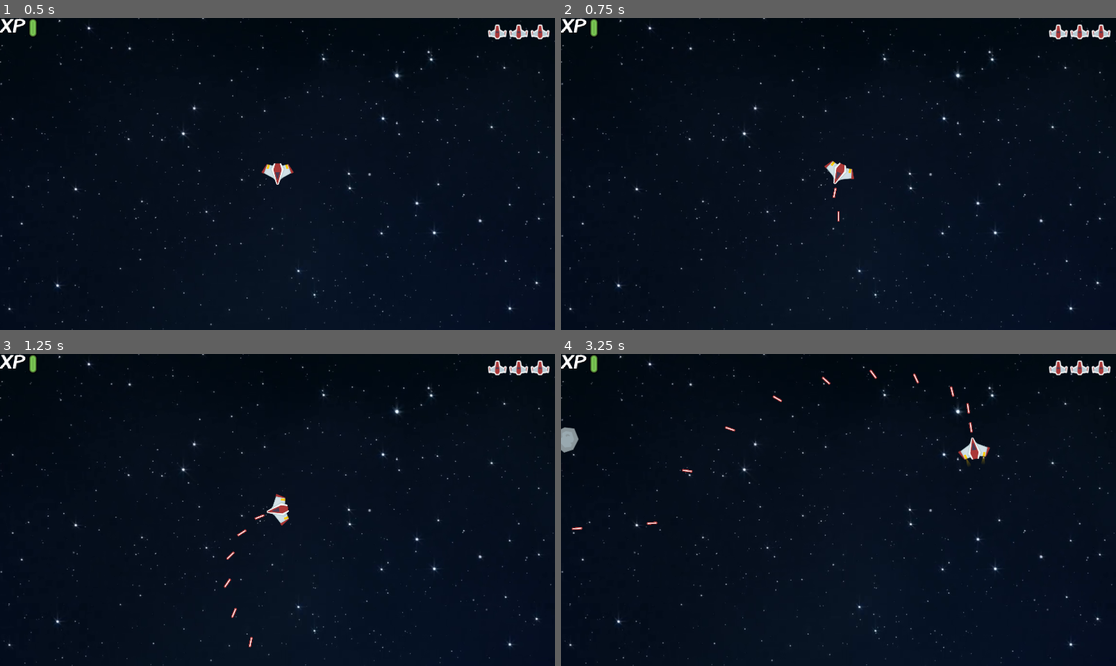
Above: before the commit, frames 1-4 (two rows, left to right).
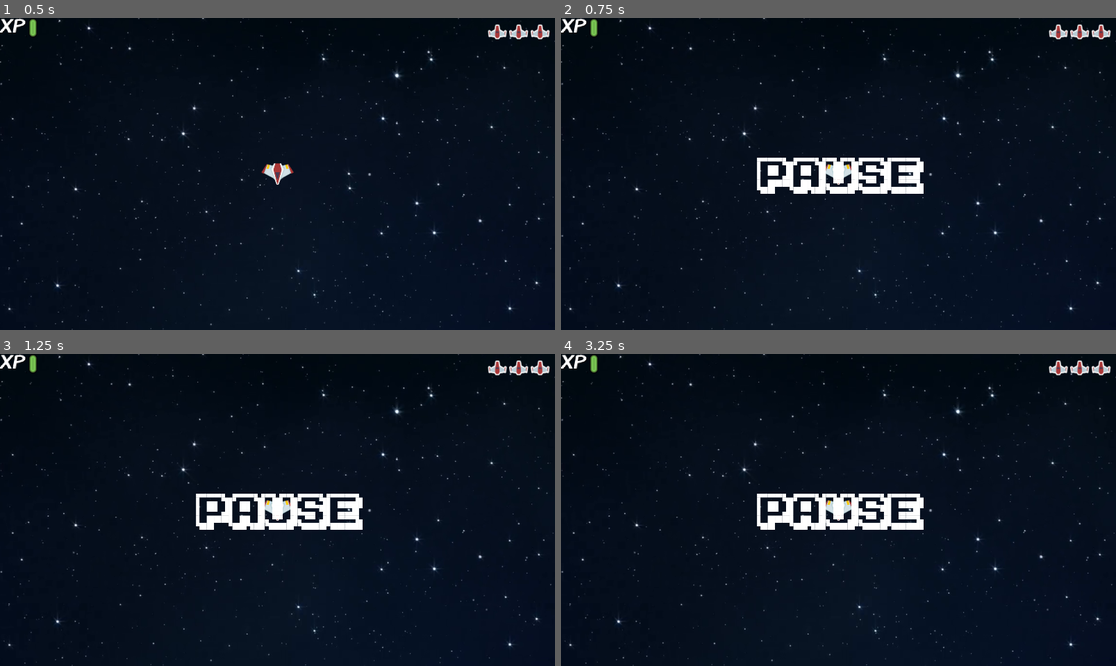
Above: after the commit, the same moments.

Repository: TheScogg/GodotAsteroids
Game: Godot game, scene res://Scenes/Main.tscn
Two runs of this game, one before a commit and one after it. Both use one fixed random seed, a clock stepped at 60 frames per second and the inputs below.
Inputs:
- Up to frame 1 (0.5 s): no input
- Up to frame 2 (0.75 s): tap Enter (ui_pause, bound only after the commit) at 0.5 s; hold Right (ui_right) from 0.53 s (still down); hold Space (ui_select) from 0.53 s (still down)
- Up to frame 3 (1.25 s): keep holding Right (ui_right); keep holding Space (ui_select)
- Up to frame 4 (3.25 s): release Right (ui_right) at 1.28 s; release Space (ui_select) at 1.28 s; hold Down (ui_down) 1.28-2.03 s; tap Space (ui_select) at 1.35, 1.52, 1.82, 2.85, 3.02 s; hold Right (ui_right) 2.03-2.78 s; hold Space (ui_select) 2.03-2.78 s; hold Up (ui_up) from 2.78 s (still down)

Frame 1 is identical in both runs. In frame 2, 2.3% of the frame differs, in the area x 35-66%, y 44-66%; in frame 3, 2.5%; in frame 4, 3.0%, in the area x 0-78%, y 4-57%.

Commit message:
HUD Work and Death sequence

Diff:
--- a/Scenes/AsteroidSpawn.gd
+++ b/Scenes/AsteroidSpawn.gd
@@ -9,7 +9,7 @@
 #var scn_explosion = preload("res://Scenes/Explosion.tscn")
 var explosion
 var hits = 0
-var totalAsteroids = 5
+var totalAsteroids = 15
 var asteroidPath2D
 var asteroidFollowPath
 var asteroidDictionary = {}
@@ -66,9 +66,10 @@
 
 #Create asteroid path and Area2d / Sprite subnodes every time TimerAsteroid expires
 func _on_TimerAsteroid_timeout():
-
-	if (totalAsteroids > 0):
-		create("Big", Vector2(0,0), 1)
-		totalAsteroids -= 1
-	else:
-		self.get_node("TimerAsteroid").queue_free()
+	self.get_node("TimerAsteroid").wait_time *= .99
+	print (self.get_node("TimerAsteroid").wait_time)
+	create("Big", Vector2(0,0), 1)
+	totalAsteroids -= 1
+#	else:
+#		self.get_node("TimerAsteroid").queue_free()
+#
--- a/Scenes/Bullet.gd
+++ b/Scenes/Bullet.gd
@@ -4,6 +4,7 @@
 var playerPos
 var playerRot
 var xTimer
+var explosion
 export var bulletSpeed = 400
 #onready var player = get_parent()
 
@@ -11,6 +12,7 @@
 
 func _ready():
 	motion = Vector2(-sin(rotation), cos(rotation))
+
 
 
 
@@ -30,5 +32,8 @@
 	if (position.x < 0 || position.x > get_viewport().get_visible_rect().size.x || position.y < 0 || position.y > get_viewport().get_visible_rect().size.y):
 		queue_free()
 
+
+
+
 func _on_timer_timeout():
 	self.queue_free()
--- a/Scenes/Bullet.tscn
+++ b/Scenes/Bullet.tscn
@@ -22,7 +22,7 @@
 [node name="Sprite" type="Sprite" parent="." index="0"]
 
 texture = ExtResource( 2 )
-_sections_unfolded = [ "Transform" ]
+_sections_unfolded = [ "Material", "Offset", "Transform", "Visibility" ]
 
 [node name="CollisionShape2D" type="CollisionShape2D" parent="." index="1"]
 
--- a/Scenes/Explosion.tscn
+++ b/Scenes/Explosion.tscn
@@ -117,17 +117,19 @@
 
 [node name="Explosion" type="Sprite" parent="." index="0"]
 
+scale = Vector2( 0.25, 0.25 )
 _sections_unfolded = [ "Transform" ]
 
 [node name="AnimationExplosion" type="AnimationPlayer" parent="." index="1"]
 
+root_node = NodePath("..")
+autoplay = ""
 playback_process_mode = 1
 playback_default_blend_time = 0.0
-root_node = NodePath("..")
+playback_speed = 1.0
 anims/explode = SubResource( 1 )
 anims/explodeMedium = SubResource( 2 )
 anims/explodeSmall = SubResource( 3 )
-playback/active = true
-playback/speed = 1.0
 blend_times = [  ]
 autoplay = ""
+_sections_unfolded = [ "Playback Options", "playback" ]
--- a/Scenes/Main.gd
+++ b/Scenes/Main.gd
@@ -6,7 +6,7 @@
 #Link up with dynamically created Lives nodes
 var startingLives = 3
 
-
+var Player
 var damageDict = {}
 export (int) var lives = 3
 var damage
@@ -14,34 +14,57 @@
 
 signal killed
 var ui
-
-
+var screensize
+var playerKilledTimer
 
 func _ready():
+	screensize = get_viewport().get_visible_rect().size
 	set_physics_process(true)
 	connect_signals()
 
 func _physics_process(delta):
 	get_node("CanvasLayer/UI/XPContainer/ProgressHealth").value = health
 
-	if (lives <= 0):
-		get_tree().change_scene("res://Scenes/Main.tscn")
+#	if (lives <= 0):
+#		get_tree().change_scene("res://Scenes/Main.tscn")
 
 func connect_signals():
 	ui = get_node("CanvasLayer/UI")
 	self.connect("killed", ui, "_on_killed")
 	####
+	Player = get_node("Player")
+
 
 
 
 func gameOver():
-	get_tree().change_scene("res://path/to/scene.scn")
+	get_tree().change_scene("res://Scenes/Main.tscn")
+
+
+func _on_player_killed_timeout():
+	Player.get_node("SpriteShip").set_texture(load("res://Assets/Space shooter assets (300 assets)/PNG/playerShip2_red.png"))
+	Player.get_node("AnimationExplode").stop(true)
+	print(Player.get_node("AnimationExplode").is_playing())
+	Player.position = screensize/2
+	Player.get_node("CollisionPolygon2D").disabled = false
+	playerKilledTimer.stop()
 
 
 func playerKilled():
+#	print (get_tree().get_root().get_node("Sounds"))
+	playerKilledTimer = Timer.new()
+	self.add_child(playerKilledTimer)
+	playerKilledTimer.wait_time = 2
+	playerKilledTimer.connect("timeout",self,"_on_player_killed_timeout")
+	playerKilledTimer.start()
+
+	Player.get_node("AnimationExplode").play("explode")
+	Player.get_node("CollisionPolygon2D").disabled = true
+
 	lives -= 1
 	emit_signal("killed")
 	health = 100
+
 
 	if (lives <= 0):
 		gameOver()
--- a/Scenes/Main.tscn
+++ b/Scenes/Main.tscn
@@ -7,8 +7,10 @@
 [ext_resource path="res://Assets/UI/progress_redBorder.png" type="Texture" id=5]
 [ext_resource path="res://Assets/UI/progress_greenBorder.png" type="Texture" id=6]
 [ext_resource path="res://Assets/Space shooter assets (300 assets)/PNG/UI/playerLife1_red.png" type="Texture" id=7]
-[ext_resource path="res://Scenes/AsteroidSpawn.tscn" type="PackedScene" id=8]
-[ext_resource path="res://Scenes/Player.tscn" type="PackedScene" id=9]
+[ext_resource path="res://Assets/Fonts/ka1.ttf" type="DynamicFontData" id=8]
+[ext_resource path="res://Scenes/AsteroidSpawn.tscn" type="PackedScene" id=9]
+[ext_resource path="res://Scenes/Sounds.tscn" type="PackedScene" id=10]
+[ext_resource path="res://Scenes/Player.tscn" type="PackedScene" id=11]
 
 [sub_resource type="DynamicFont" id=1]
 
@@ -18,40 +20,61 @@
 font_data = ExtResource( 4 )
 _sections_unfolded = [ "Extra Spacing", "Font", "Settings" ]
 
-[node name="Main" type="Node2D" index="0"]
-
-z = 1
+[sub_resource type="Shader" id=2]
+
+code = ""
+
+[sub_resource type="ShaderMaterial" id=3]
+
+render_priority = 0
+shader = SubResource( 2 )
+_sections_unfolded = [ "Resource" ]
+
+[sub_resource type="DynamicFont" id=4]
+
+size = 128
+use_mipmaps = false
+use_filter = false
+font_data = ExtResource( 8 )
+_sections_unfolded = [ "Font", "Settings" ]
+
+[node name="Main" type="Node2D"]
+
 script = ExtResource( 1 )
 _sections_unfolded = [ "Visibility", "Z" ]
 lives = 3
 damageMultiplier = 40
 
-[node name="CanvasLayer" type="CanvasLayer" parent="." index="0"]
-
-layer = -1
-offset = Vector2( 0, 0 )
-rotation = 0.0
-scale = Vector2( 1, 1 )
-
-[node name="spacebg_01" type="Sprite" parent="CanvasLayer" index="0"]
+[node name="spacebg_01" type="Sprite" parent="." index="0"]
 
 position = Vector2( 1049.02, 776.289 )
 scale = Vector2( 1.66814, 1.66814 )
 texture = ExtResource( 2 )
 region_rect = Rect2( 0, 0, 256, 256 )
-_sections_unfolded = [ "Animation", "Material", "Offset", "Region", "Transform", "Visibility" ]
-
-[node name="UI" type="Control" parent="CanvasLayer" index="1"]
-
+_sections_unfolded = [ "Animation", "Material", "Offset", "Region", "Transform", "Visibility", "Z Index" ]
+
+[node name="CanvasLayer" type="CanvasLayer" parent="." index="1"]
+
+layer = 0
+offset = Vector2( 0, 0 )
+rotation = 0.0
+scale = Vector2( 1, 1 )
+transform = Transform2D( 1, 0, 0, 1, 0, 0 )
+
+[node name="UI" type="Control" parent="CanvasLayer" index="0"]
+
+pause_mode = 2
 anchor_left = 0.0
 anchor_top = 0.0
 anchor_right = 1.0
 anchor_bottom = 1.0
 rect_pivot_offset = Vector2( 0, 0 )
 mouse_filter = 0
+mouse_default_cursor_shape = 0
 size_flags_horizontal = 1
 size_flags_vertical = 1
 script = ExtResource( 3 )
+_sections_unfolded = [ "Pause" ]
 
 [node name="XPContainer" type="HBoxContainer" parent="CanvasLayer/UI" index="0"]
 
@@ -64,6 +87,7 @@
 rect_scale = Vector2( 2, 2 )
 rect_pivot_offset = Vector2( 0, 0 )
 mouse_filter = 1
+mouse_default_cursor_shape = 0
 size_flags_horizontal = 1
 size_flags_vertical = 1
 alignment = 0
@@ -80,6 +104,7 @@
 margin_bottom = 27.0
 rect_pivot_offset = Vector2( 0, 0 )
 mouse_filter = 2
+mouse_default_cursor_shape = 0
 size_flags_horizontal = 1
 size_flags_vertical = 4
 custom_fonts/font = SubResource( 1 )
@@ -102,6 +127,7 @@
 margin_bottom = 34.0
 rect_pivot_offset = Vector2( 0, 0 )
 mouse_filter = 1
+mouse_default_cursor_shape = 0
 size_flags_horizontal = 1
 size_flags_vertical = 1
 min_value = 0.0
@@ -133,6 +159,7 @@
 rect_scale = Vector2( 2, 2 )
 rect_pivot_offset = Vector2( 0, 0 )
 mouse_filter = 1
+mouse_default_cursor_shape = 0
 size_flags_horizontal = 1
 size_flags_vertical = 1
 alignment = 2
@@ -149,6 +176,7 @@
 margin_bottom = 34.0
 rect_pivot_offset = Vector2( 0, 0 )
 mouse_filter = 1
+mouse_default_cursor_shape = 0
 size_flags_horizontal = 1
 size_flags_vertical = 1
 texture = ExtResource( 7 )
@@ -166,6 +194,7 @@
 margin_bottom = 34.0
 rect_pivot_offset = Vector2( 0, 0 )
 mouse_filter = 1
+mouse_default_cursor_shape = 0
 size_flags_horizontal = 1
 size_flags_vertical = 1
 texture = ExtResource( 7 )
@@ -183,18 +212,56 @@
 margin_bottom = 34.0
 rect_pivot_offset = Vector2( 0, 0 )
 mouse_filter = 1
+mouse_default_cursor_shape = 0
 size_flags_horizontal = 1
 size_flags_vertical = 1
 texture = ExtResource( 7 )
 stretch_mode = 0
 _sections_unfolded = [ "Anchor", "Margin", "Material", "Visibility" ]
 
-[node name="AsteroidSpawn" parent="." index="1" instance=ExtResource( 8 )]
-
-[node name="Player" parent="." index="2" instance=ExtResource( 9 )]
-
-z = 1
+[node name="PauseLabel" type="Label" parent="CanvasLayer/UI" index="2"]
+
+visible = false
+material = SubResource( 3 )
+anchor_left = 0.5
+anchor_top = 0.5
+anchor_right = 0.5
+anchor_bottom = 0.5
+margin_left = -282.5
+margin_top = -72.0
+margin_right = 282.5
+margin_bottom = 72.0
+rect_pivot_offset = Vector2( 0, 0 )
+mouse_filter = 2
+mouse_default_cursor_shape = 0
+size_flags_horizontal = 1
+size_flags_vertical = 4
+custom_fonts/font = SubResource( 4 )
+text = "PAUSE"
+align = 1
+valign = 1
+percent_visible = 1.0
+lines_skipped = 0
+max_lines_visible = -1
+_sections_unfolded = [ "Material", "Pause", "Visibility", "custom_fonts", "custom_styles" ]
+
+[node name="AsteroidSpawn" parent="." index="2" instance=ExtResource( 9 )]
+
+[node name="TimerAsteroid" parent="AsteroidSpawn" index="3"]
+
+wait_time = 3.0
+
+[node name="Sounds" parent="." index="3" instance=ExtResource( 10 )]
+
+editor/display_folded = true
+_sections_unfolded = [ "Pause", "Transform" ]
+
+[node name="Player" parent="." index="4" instance=ExtResource( 11 )]
+
+editor/display_folded = true
+_sections_unfolded = [ "Collision", "Pause", "Pickable", "Transform", "Z", "Z Index", "collision" ]
 
 
 [editable path="AsteroidSpawn"]
+[editable path="Sounds"]
 [editable path="Player"]
--- a/Scenes/Menu.tscn
+++ b/Scenes/Menu.tscn
@@ -12,6 +12,7 @@
 margin_bottom = 1017.0
 rect_pivot_offset = Vector2( 0, 0 )
 mouse_filter = 0
+mouse_default_cursor_shape = 0
 size_flags_horizontal = 1
 size_flags_vertical = 1
 _sections_unfolded = [ "Anchor", "Margin" ]
@@ -27,6 +28,7 @@
 margin_bottom = 104.0
 rect_pivot_offset = Vector2( 0, 0 )
 mouse_filter = 0
+mouse_default_cursor_shape = 0
 size_flags_horizontal = 1
 size_flags_vertical = 1
 
@@ -40,6 +42,7 @@
 margin_bottom = 19.0
 rect_pivot_offset = Vector2( 0, 0 )
 mouse_filter = 2
+mouse_default_cursor_shape = 0
 size_flags_horizontal = 1
 size_flags_vertical = 4
 custom_colors/font_color = Color( 1, 1, 1, 1 )
--- a/Scenes/Path2D.tscn
+++ b/Scenes/Path2D.tscn
@@ -9,6 +9,5 @@
 
 [node name="Path2D" type="Path2D"]
 
-z = 7
 curve = SubResource( 1 )
 _sections_unfolded = [ "Transform", "Visibility", "Z" ]
--- a/Scenes/Player.gd
+++ b/Scenes/Player.gd
@@ -16,6 +16,8 @@
 
 var engineSprites = []
 var bullet
+var bulletSound
+var bulletSoundTimer
 onready var bullets = preload("res://Scenes/Bullet.tscn")
 onready var asteroid = preload("res://Scenes/Asteroids.tscn")
 onready var shieldAnimation = get_node("Shield/AnimationShield")
@@ -47,8 +49,16 @@
 			bullet = bullets.instance()
 			bullet.position = self.position
 			bullet.rotation = self.rotation
+			get_parent().add_child(bullet)
 
-			get_parent().add_child(bullet)
+			bulletSound = get_node("AudioStreamPlayer2D")
+
+			bulletSoundTimer = get_node("AudioStreamPlayer2D/SoundTimer")
+
+			bulletSound.play()
+			bulletSoundTimer.start()
+
+
 #			self.add_child(bullet)
 			$TimerBulletTimeout.start()
 		canShoot = false
@@ -134,6 +144,8 @@
 	###############################################################################
 
 func _on_Timer_timeout():
-
 	canShoot = true
 	$TimerBulletTimeout.start()
+
+func _on_SoundTimer_timeout():
+	bulletSound.stop()
--- a/Scenes/Player.tscn
+++ b/Scenes/Player.tscn
@@ -1,36 +1,37 @@
-[gd_scene load_steps=9 format=2]
+[gd_scene load_steps=10 format=2]
 
 [ext_resource path="res://Scenes/Player.gd" type="Script" id=1]
-[ext_resource path="res://Assets/Space shooter assets (300 assets)/PNG/Effects/shield1.png" type="Texture" id=2]
-[ext_resource path="res://Assets/Space shooter assets (300 assets)/PNG/Effects/shield2.png" type="Texture" id=3]
-[ext_resource path="res://Assets/Space shooter assets (300 assets)/PNG/Effects/shield3.png" type="Texture" id=4]
-[ext_resource path="res://Assets/Space shooter assets (300 assets)/PNG/Effects/fire13.png" type="Texture" id=5]
-[ext_resource path="res://Assets/Space shooter assets (300 assets)/PNG/playerShip2_red.png" type="Texture" id=6]
+[ext_resource path="res://Assets/Space shooter assets (300 assets)/PNG/Effects/fire13.png" type="Texture" id=2]
+[ext_resource path="res://Assets/Space shooter assets (300 assets)/PNG/playerShip2_red.png" type="Texture" id=3]
+[ext_resource path="res://Assets/Sounds/laserShot.wav" type="AudioStream" id=4]
+[ext_resource path="res://Assets/Space shooter assets (300 assets)/PNG/Damage/playerShip1_damage1.png" type="Texture" id=5]
+[ext_resource path="res://Assets/Space shooter assets (300 assets)/PNG/Damage/playerShip1_damage2.png" type="Texture" id=6]
+[ext_resource path="res://Assets/Space shooter assets (300 assets)/PNG/Damage/playerShip1_damage3.png" type="Texture" id=7]
 
-[sub_resource type="Animation" id=1]
+[sub_resource type="ShaderMaterial" id=1]
 
-resource_name = "shield"
-length = 0.4
+render_priority = 0
+
+[sub_resource type="Animation" id=2]
+
+resource_name = "explode"
+length = 1.0
 loop = false
 step = 0.1
 tracks/0/type = "value"
-tracks/0/path = NodePath("SpriteShield:texture")
+tracks/0/path = NodePath("SpriteShip:texture")
 tracks/0/interp = 1
 tracks/0/loop_wrap = true
 tracks/0/imported = false
 tracks/0/enabled = true
 tracks/0/keys = {
-"times": PoolRealArray( 0, 0.1, 0.2, 0.3, 0.4 ),
+"times": PoolRealArray( 0, 0.2, 0.4, 0.6, 0.8 ),
 "transitions": PoolRealArray( 1, 1, 1, 1, 1 ),
 "update": 1,
-"values": [ null, ExtResource( 2 ), ExtResource( 3 ), ExtResource( 4 ), null ]
+"values": [ ExtResource( 3 ), ExtResource( 5 ), ExtResource( 6 ), ExtResource( 7 ), null ]
 }
 
-[sub_resource type="ShaderMaterial" id=2]
-
-render_priority = 0
-
-[node name="Player" type="KinematicBody2D"]
+[node name="Player" type="KinematicBody2D" index="0"]
 
 position = Vector2( 956.92, 579.506 )
 input_pickable = false
@@ -38,7 +39,7 @@
 collision_mask = 1
 collision/safe_margin = 0.08
 script = ExtResource( 1 )
-_sections_unfolded = [ "Collision", "Pickable", "Transform", "Z", "collision" ]
+_sections_unfolded = [ "Collision", "Material", "Pause", "Pickable", "Transform", "Visibility", "Z", "Z Index", "collision" ]
 SPEED = 400
 DETERIORATION = -0.05
 
@@ -55,31 +56,17 @@
 [node name="SpriteShield" type="Sprite" parent="Shield" index="0"]
 
 modulate = Color( 0.867213, 0.871094, 0.374298, 1 )
-_sections_unfolded = [ "Material", "Visibility" ]
+_sections_unfolded = [ "Material", "Pause", "Visibility" ]
 
 [node name="AnimationShield" type="AnimationPlayer" parent="Shield" index="1"]
 
+root_node = NodePath("..")
+autoplay = ""
 playback_process_mode = 1
 playback_default_blend_time = 0.0
-root_node = NodePath("..")
-anims/shield = SubResource( 1 )
-playback/active = true
-playback/speed = 1.0
+playback_speed = 1.0
 blend_times = [  ]
 autoplay = ""
-_sections_unfolded = [ "Playback Options" ]
-
-[node name="AnimationShield2" type="AnimationPlayer" parent="Shield" index="2"]
-
-playback_process_mode = 1
-playback_default_blend_time = 0.0
-root_node = NodePath("..")
-anims/shield = SubResource( 1 )
-playback/active = true
-playback/speed = 1.0
-blend_times = [  ]
-autoplay = ""
-_sections_unfolded = [ "Playback Options" ]
 
 [node name="SpriteEngineFL" type="Sprite" parent="." index="1" groups=[
 "Thrusters",
@@ -142,8 +129,41 @@
 
 [node name="CollisionPolygon2D" type="CollisionPolygon2D" parent="." index="7"]
 
+visible = false
 position = Vector2( 0.174805, 0.174866 )
 build_mode = 0
 polygon = PoolVector2Array( -35.2607, -30.4686, -49.5682, -8.56946, -9.56561, 9.53387, 0.0700073, 30.5571, 10.8736, 9.82587, 48.8322, -7.69348, 35.9847, -29.5927, 12.9175, -22.5849, 8.24567, -32.5125, -8.68964, -32.5125, -12.1935, -20.249 )
 
+[node name="AudioStreamPlayer2D" type="AudioStreamPlayer2D" parent="." index="8"]
+
+stream = ExtResource( 4 )
+volume_db = 0.0
+autoplay = false
+max_distance = 2000.0
+attenuation = 1.0
+bus = "Master"
+area_mask = 1
+_sections_unfolded = [ "Transform", "Z Index" ]
+
+[node name="SoundTimer" type="Timer" parent="AudioStreamPlayer2D" index="0"]
+
+process_mode = 1
+wait_time = 0.7
+one_shot = false
+autostart = false
+
+[node name="AnimationExplode" type="AnimationPlayer" parent="." index="9"]
+
+root_node = NodePath("..")
+autoplay = ""
+playback_process_mode = 1
+playback_default_blend_time = 0.0
+playback_speed = 1.0
+anims/explode = SubResource( 2 )
+blend_times = [  ]
+autoplay = ""
+_sections_unfolded = [ "Playback Options" ]
+
 [connection signal="timeout" from="TimerBulletTimeout" to="." method="_on_Timer_timeout"]
+
+[connection signal="timeout" from="AudioStreamPlayer2D/SoundTimer" to="." method="_on_SoundTimer_timeout"]
--- /dev/null
+++ b/Scenes/Sounds.tscn
@@ -0,0 +1,42 @@
+[gd_scene load_steps=4 format=2]
+
+[ext_resource path="res://Assets/Sounds/explosion.wav" type="AudioStream" id=1]
+[ext_resource path="res://Assets/Sounds/pause.wav" type="AudioStream" id=2]
+[ext_resource path="res://Assets/Sounds/metalScraping.wav" type="AudioStream" id=3]
+
+[node name="Sounds" type="Node2D"]
+
+pause_mode = 2
+_sections_unfolded = [ "Pause" ]
+
+[node name="Explosion" type="AudioStreamPlayer2D" parent="." index="0"]
+
+stream = ExtResource( 1 )
+volume_db = 0.0
+autoplay = false
+max_distance = 2000.0
+attenuation = 1.0
+bus = "Master"
+area_mask = 1
+
+[node name="Pause" type="AudioStreamPlayer2D" parent="." index="1"]
+
+stream = ExtResource( 2 )
+volume_db = 0.0
+autoplay = false
+max_distance = 2000.0
+attenuation = 1.0
+bus = "Master"
+area_mask = 1
+_sections_unfolded = [ "Material", "Visibility" ]
+
+[node name="MetalScraping" type="AudioStreamPlayer2D" parent="." index="2"]
+
+stream = ExtResource( 3 )
+volume_db = 0.0
+autoplay = false
+max_distance = 2000.0
+attenuation = 1.0
+bus = "Master"
+area_mask = 1
+_sections_unfolded = [ "Material", "Visibility" ]
--- a/Scenes/UI.gd
+++ b/Scenes/UI.gd
@@ -1,5 +1,7 @@
 extends Control
 var livesIcons
+var paused
+var pauseLabel
 # class member variables go here, for example:
 # var a = 2
 # var b = "textvar"
@@ -8,13 +10,32 @@
 	# Called every time the node is added to the scene.
 	# Initialization here
 	makeLivesArray()
+	pauseLabel = get_node("PauseLabel")
+	paused = false
+
 	set_physics_process(true)
 
+func playSound(sound):
+	var soundLocation = ("Main/Sounds/" + sound)
+	print (soundLocation)
+	var soundRoot = get_tree().get_root().get_node(soundLocation)
+	print (soundRoot)
+	soundRoot.play()
 
-func _process(delta):
-	# Called every frame. Delta is time since last frame.
-	# Update game logic here.
-	pass
+func _physics_process(delta):
+
+	if (Input.is_action_just_pressed("ui_pause")):
+		playSound("Pause")
+		if (get_tree().is_paused() == false):
+			get_tree().set_pause(true)
+			pauseLabel.visible = true
+
+		else:
+			get_tree().set_pause(false)
+			pauseLabel.visible = false
+
+
+
 
 func makeLivesArray():
 	livesIcons = get_node("LivesContainer").get_children()
@@ -23,5 +44,7 @@
 	self.get_node("LivesContainer").remove_child(livesIcons[livesIcons.size()-1])
 	livesIcons.remove(livesIcons.size() - 1)
 
+
+
 func _on_dead():
 	pass
--- a/Scenes/anAsteroid.gd
+++ b/Scenes/anAsteroid.gd
@@ -18,9 +18,11 @@
 var size
 var sizes = ["Big", "Medium", "Small"]
 var timerKillBullet
+var xTimer
 signal makeMedium
 signal makeSmall
 signal playerHit
+signal bulletExplode
 
 func _ready():
 	screensize = get_viewport().get_visible_rect().size
@@ -39,10 +41,12 @@
 func makeConnections():
 	player = (get_tree().get_root().get_node("Main/Player"))
 	main = (get_tree().get_root().get_node("Main"))
-	print ("main is ", main.get_name())
+
+
 
 	self.connect("body_entered", self, "_body_entered")
 	self.connect("playerHit", main, "_player_hit")
+
 	explosion = get_tree().get_root().get_node("Main/AsteroidSpawn/Explosions").get_child(0)
 
 
@@ -72,16 +76,16 @@
 ############################################################################
 ################END ASTEROID CONTAINMENT CODE###############################
 
-func free_bullet(body):
-	timerKillBullet = Timer.new()
-	timerKillBullet.wait_time = .1
-	timerKillBullet.connect("timeout",self,"_on_timer_free_bullet_timeout", [body])
-	timerKillBullet.start()
-	self.add_child(timerKillBullet)
-
-func _on_timer_free_bullet_timeout(body):
-	timerKillBullet.stop()
-	body.queue_free()
+#func free_bullet(body):
+#	timerKillBullet = Timer.new()
+#	timerKillBullet.wait_time = 3
+#	timerKillBullet.connect("timeout",self,"_on_timer_free_bullet_timeout", [body])
+#	timerKillBullet.start()
+#	self.add_child(timerKillBullet)
+#
+#func _on_timer_free_bullet_timeout(body):
+#	timerKillBullet.stop()
+#	body.queue_free()
 
 ####################BEGIN ASTEROID PHYSICS CODE###############################
 ############################################################################
@@ -111,45 +115,63 @@
 
 ############################BEGIN COLLISION CODE############################
 ############################################################################
-func playerHit():
-	pass
+#func _player_hit():
+#	print ("Playerr pdsajljdkfjk")
+
+
+
+
+
+func playSound(sound):
+	var soundLocation = ("Main/Sounds/" + sound)
+	print (soundLocation)
+	var soundRoot = get_tree().get_root().get_node(soundLocation)
+	print (soundRoot)
+	soundRoot.play()
 
 
 func _body_entered( body ):
 	if (body.get_name().find("Bullet") != -1):
 		hits += 1
-#		explosion = scn_explosion.instance()
-	#	if body.get_name().match("Bullet"):
-#		var bulletHit = bullet.instance()
-#		bulletHit.position = body.position
-#		bulletHit.get_node("Sprite").set_texture(bulletHitTex)
-#		get_tree().get_root().get_node("Main").add_child(bulletHit)
 
-#		body.get_node("Sprite").set_texture(bulletHitTex)
-		body.queue_free()
+
+
+		var bulletHit = bullet.instance()
+		bulletHit.position = body.position
+		bulletHit.remove_child(bulletHit.get_node("CollisionShape2D"))
+		bulletHit.get_node("Sprite").set_texture(bulletHitTex)
+		bulletHit.get_node("Sprite").scale = Vector2(.5,.5)
+		get_tree().get_root().get_node("Main").add_child(bulletHit)
+
 
 		if (self.get_name().find("Big") != -1 && hits == 5):
 			# Spawn 2 medium asteroids after destroying large asteroid, find and play explosion animation
 			emit_signal("makeMedium", self.global_position)
 			explosion.position = self.global_position
 			explosion.get_node("AnimationExplosion").play("explode")
+			playSound("Explosion")
 			self.queue_free()
-
 		elif (self.get_name().find("Medium") != -1 && hits == 5):
 			emit_signal("makeSmall", self.global_position)
 			explosion.position = self.global_position
 			explosion.get_node("AnimationExplosion").play("explodeMedium")
+			playSound("Explosion")
 			self.queue_free()
 		elif (self.get_name().find("Small") != -1 && hits == 5):
 			explosion.position = self.global_position
 			explosion.get_node("AnimationExplosion").play("explodeSmall")
+			playSound("Explosion")
 			self.queue_free()
+
+		body.queue_free()
 
 	elif (body.get_name().find("Player") != -1):
 		for i in sizes:
 			if (self.get_name().find(i) != -1):
 				size = i
+#		playSound("MetalScraping")
+		emit_signal("playerHit", size)
 
-		emit_signal("playerHit", size)
+
 ############################################################################
 ############################END COLLISION CODE##############################
--- a/project.godot
+++ b/project.godot
@@ -28,6 +28,8 @@
 
 ui_shift=[ Object(InputEventKey,"resource_local_to_scene":false,"resource_name":"","device":0,"alt":false,"shift":false,"control":false,"meta":false,"command":false,"pressed":false,"scancode":16777237,"unicode":0,"echo":false,"script":null)
  ]
+ui_pause=[ Object(InputEventKey,"resource_local_to_scene":false,"resource_name":"","device":0,"alt":false,"shift":false,"control":false,"meta":false,"command":false,"pressed":false,"scancode":16777221,"unicode":0,"echo":false,"script":null)
+ ]
 
 [rendering]
 
Binary file added: Assets/Fonts/ka1.ttf
Not shown, added: Assets/Sounds/explosion.wav.import
Not shown, added: Assets/Sounds/laserShot.wav.import
Not shown, added: Assets/Sounds/metalScraping.wav.import
Not shown, added: Assets/Sounds/pause.wav.import
Not shown: 1 places in Scenes/Main.tscn that only renumber resources
Not shown: 4 places in Scenes/Player.tscn that only renumber resources
Not shown, added: Assets/Sounds/explosion.mp3
Not shown, added: Assets/Sounds/explosion.wav
Not shown, added: Assets/Sounds/laserShot.wav
Not shown, added: Assets/Sounds/metalScraping.wav
Not shown, added: Assets/Sounds/pause.wav
